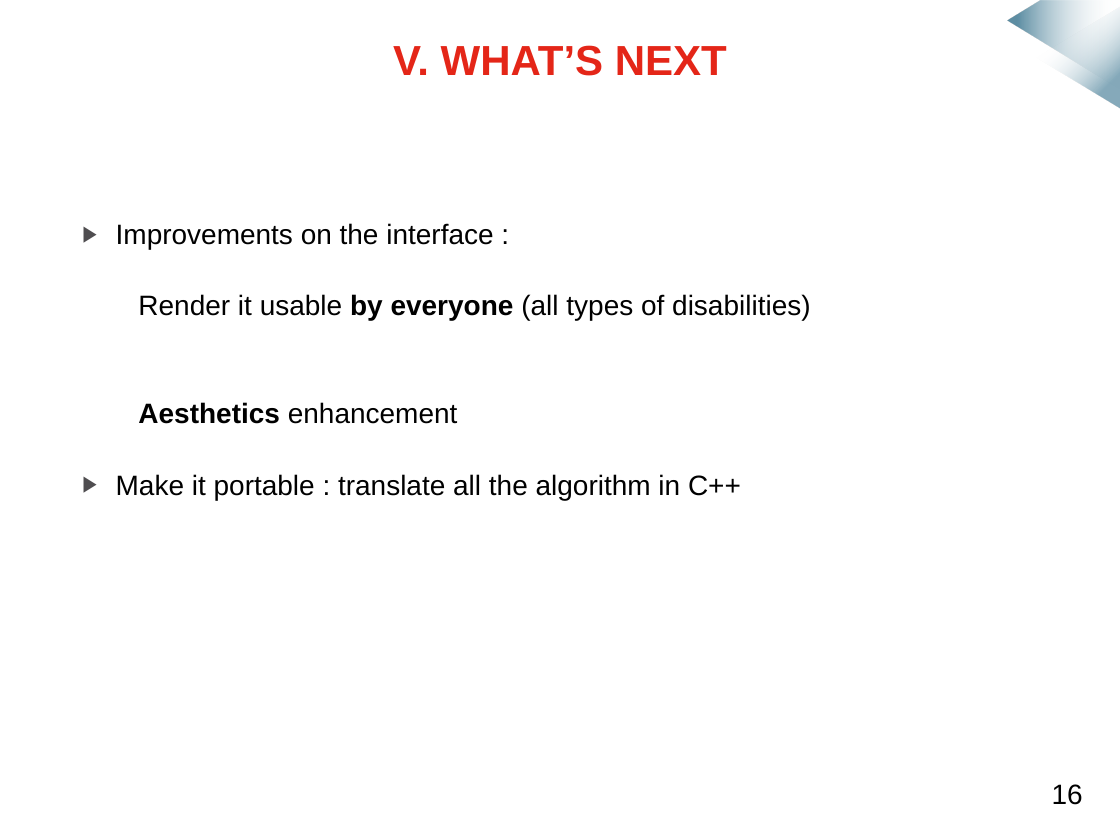
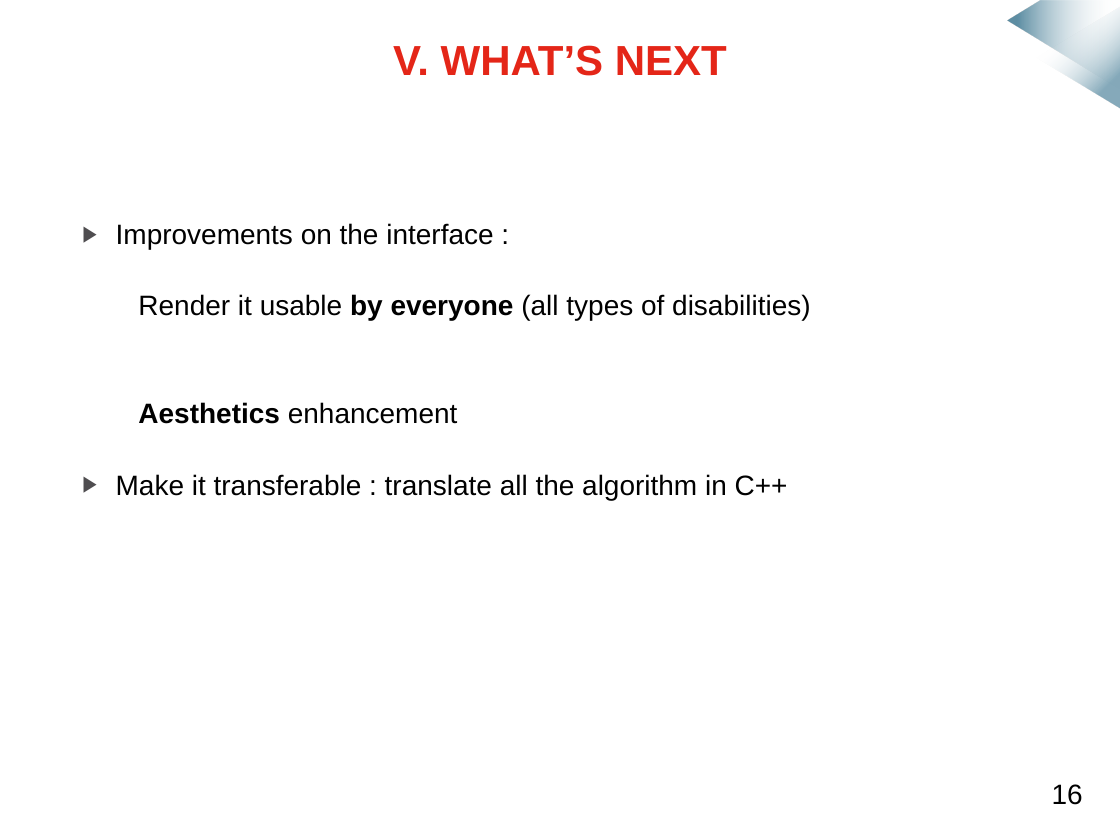
Before and after one commit to mmeven/EP_Domotique_Tablette, a slide deck: slide 18 of Rendu/Diapo_prototype_janvier.pptx. Drawn at 1120x840 pixels with LibreOffice and Linux fonts; fonts in the diff are those of the drawing; background and template pictures are left out. Boxes give left, top, right and bottom in pixels: in the first picture for what was removed or moved away, otherwise in the second. Text is boxed around its words. In the diff, an @@ line names an element or a change of style, - is before the commit and + after.

```diff
--- a/Rendu/Diapo_prototype_janvier.pptx
+++ b/Rendu/Diapo_prototype_janvier.pptx
@@ text at (x1=116, y1=474, x2=788, y2=500): text changed @@
-▶ Make it portable : translate all the algorithm in C++
+▶ Make it transferable : translate all the algorithm in C++
```
Also in this commit, not shown: 6 other slides changed, 12 other files.
